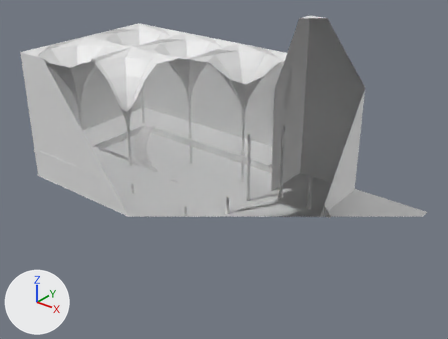
The Blender file Assets/Stations/TrainStation03.blend: old version first, new version second.
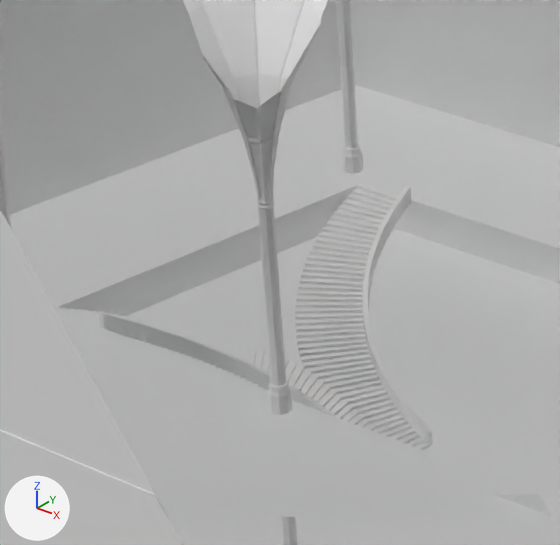
Each version appears first whole from a camera (50 mm lens) standing at (132.0, -127.7, 89.5) and looking at (32.2, -2.9, 12.1), and next in a close-up on the part from 18% to 40% of the width and 27% to 56% of the height. Every picture has the same lights, and +X, +Y and +Z are marked at lower left. Everything nearer to the camera than a plane just in front of the edit is cut away.

Script lines for the objects in view, before the commit:
```python
me_circle = bpy.data.meshes.new('Circle')
me_circle.from_pydata(...)  # 3620 vertices, 3452 faces, 48 loose edges; spans x -21.7..108.6, y -21.8..75.6, z -0.4..45.5
me_cube_002 = bpy.data.meshes.new('Cube.002')
me_cube_002.from_pydata(...)  # 1954 vertices, 1924 faces, 2 loose edges; spans x -28.6..80.2, y -31.3..31.5, z -0.1..10.2
ob_circle = bpy.data.objects.new('Circle', me_circle)
ob_circle.location = (-16.91, -13.39, 0.0)
ob_circle.scale = (0.5, 0.5, 0.892)
ob_cube_001 = bpy.data.objects.new('Cube.001', me_cube_002)
ob_cube_001.location = (0.0, 0.01, 0.0)
```
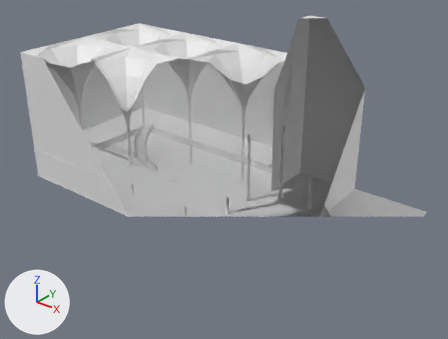
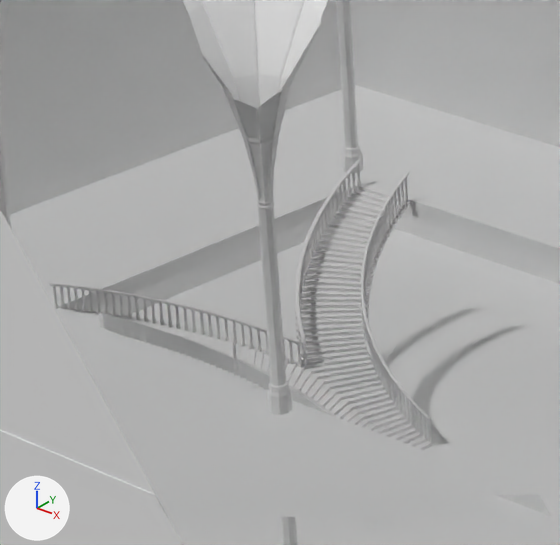
Commit message: Train station update

Boxes (x1, y1, x2, y2) around the edits, measured in the close-ups (560 x 545 px):
'Cube.002', added: after (53, 164, 361, 367)
'Cube.004', added: after (360, 177, 432, 443)
'Cube.000', added: after (49, 159, 361, 346)
'Cube.003', added: after (361, 171, 431, 421)
part 1 of me_cube_002, cut back: before (362, 185, 433, 443); after (373, 419, 434, 447)

The change, as a list of edits to the scene's bpy script:
```text
Change me_cube_002:
    used by ob_cube_001; location = (0.0, 0.01, 0.0)
    remove me_cube_002.from_pydata(...)  # 1954 vertices, 1924 faces, 2 loose edges; spans x -28.6..80.2, y -31.3..31.5, z -0.1..10.2
    add me_cube_002.from_pydata(...)  # 1663 vertices, 1532 faces, 2 loose edges; spans x -28.6..80.2, y -31.3..31.5, z -0.1..10.2
    me_cube_002 part 1: 300 vertices removed from x -10.9..0.2, y 2.0..12.2, z 0.8..10.2; 9 vertices added at x -1.8..0.3, y 0.0..2.3, z -0.1..1.0
Add me_cube_001:
    me_cube_001.from_pydata(...)  # 340 vertices, 324 faces; spans x -15.0..-7.7, y -12.3..12.1, z 4.9..11.0
    me_cube_001.polygons.foreach_set('use_smooth', [True] * 324)
Add me_cube_003:
    me_cube_003.from_pydata(...)  # 10240 vertices, 9600 faces; spans x -7.1..0.1, y -11.8..12.3, z 0.0..7.3
Add me_cube_005:
    me_cube_005.from_pydata(...)  # 8500 vertices, 7500 faces, 500 loose edges; spans x -10.97..0.1, y -0.16..9.87, z -0.02..10.72
Add me_cube_006:
    me_cube_006.from_pydata(...)  # 160 vertices, 150 faces; spans x -0.493..-0.279, y -0.363..-0.141, z 0.162..1.657
Add me_cube_068:
    me_cube_068.from_pydata([(-0.003, -0.016, 1.513), (-0.003, -0.07, 1.505), (-0.003, -0.104, 1.485), (-0.003, -0.104, 1.46), (-0.003, -0.07, 1.384), (-0.003, -0.016, 1.367), (-0.003, 0.039, 1.384), (-0.003, 0.073, 1.46), (-0.003, 0.073, 1.485), (-0.003, 0.039, 1.505)], [(1, 0), (3, 2), (5, 4), (7, 6), (9, 8), (2, 1), (4, 3), (6, 5), (8, 7), (0, 9)], [])
Add ob_cube_000:
    ob_cube_000 = bpy.data.objects.new('Cube.000', me_cube_001)
    ob_cube_000.location = (0.0, 0.12, -0.05)
Add ob_cube_002:
    ob_cube_002 = bpy.data.objects.new('Cube.002', me_cube_003)
    ob_cube_002.location = (-7.88, -0.22, 3.52)
Add ob_cube_004:
    ob_cube_004 = bpy.data.objects.new('Cube.004', me_cube_005)
    ob_cube_004.location = (0.1, 2.2, 0.12)
Add ob_cube_005:
    ob_cube_005 = bpy.data.objects.new('Cube.005', me_cube_006)
    ob_cube_005.location = (1.57, -12.81, 10.34)
Add ob_cube_003:
    ob_cube_003 = bpy.data.objects.new('Cube.003', me_cube_068)
    ob_cube_003.location = (0.2, 2.2, 0.11)
    _m = ob_cube_003.modifiers.new('Screw', 'SCREW')
    _m.object = ob_empty
    _m.angle = -1.676
    _m.screw_offset = 9.5
    _m.merge_threshold = 0.0
```
